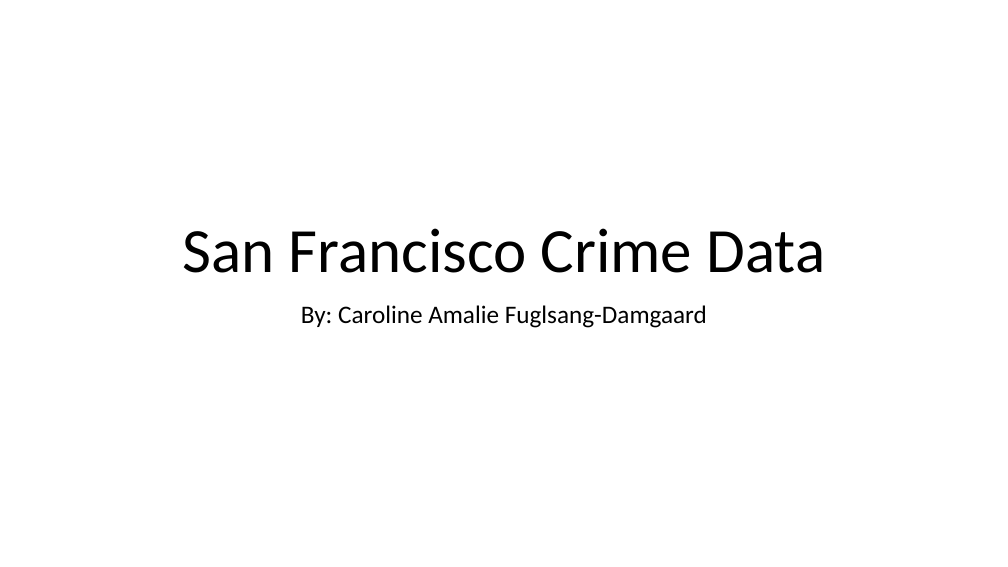
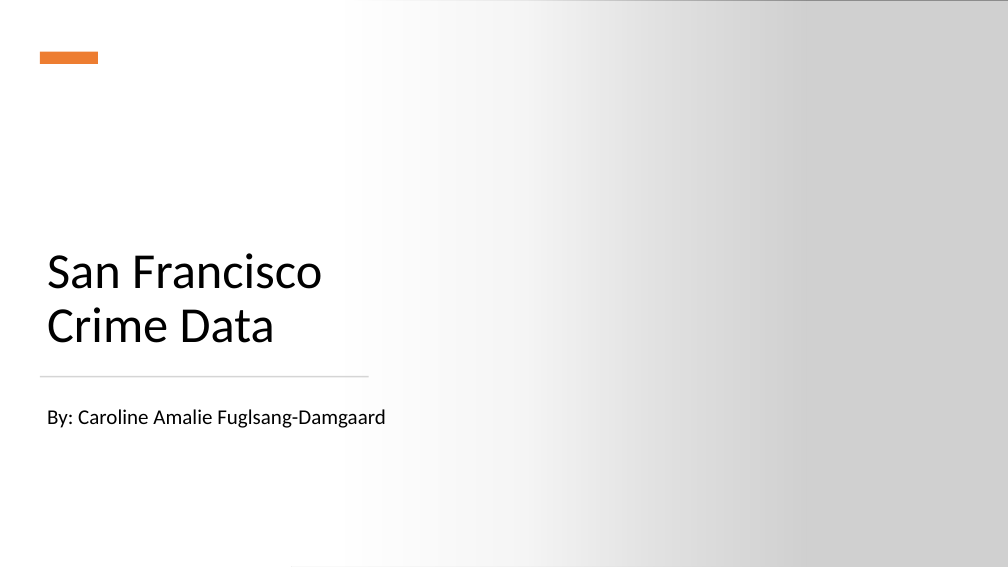
Before and after one commit to CarolineFuglsang/san_francisco_crime_data, a slide deck: slide 1 of presentation/San Francisco Crime Data.pptx. Drawn at 1008x567 pixels with LibreOffice and Linux fonts; fonts in the diff are those of the drawing; grey boxes stand for pictures. Boxes give left, top, right and bottom in pixels: in the first picture for what was removed or moved away, otherwise in the second. Text is boxed around its words. In the diff, an @@ line names an element or a change of style, - is before the commit and + after.

```diff
--- a/presentation/San Francisco Crime Data.pptx
+++ b/presentation/San Francisco Crime Data.pptx
@@ rectangle added at (x1=0, y1=0, x2=807, y2=567), fill gradient #FFFFFF @@
@@ picture added at (x1=291, y1=0, x2=1008, y2=567) @@
@@ rectangle added at (x1=40, y1=52, x2=98, y2=64), fill #ED7D31 @@
@@ title "San Francisco Crime Data" moved from (x1=182, y1=228, x2=826, y2=273) to (x1=47, y1=253, x2=322, y2=343) @@
@@ title "San Francisco Crime Data" at (x1=47, y1=253, x2=322, y2=343): size 60 to 48 pt; alignment centre to left @@
@@ rectangle added at (x1=40, y1=376, x2=369, y2=377), fill #D5D5D5 @@
@@ subtitle "By: Caroline Amalie Fuglsang-Damgaard" moved from (x1=301, y1=305, x2=707, y2=328) to (x1=47, y1=409, x2=386, y2=428) @@
@@ subtitle "By: Caroline Amalie Fuglsang-Damgaard" at (x1=47, y1=409, x2=386, y2=428): size 24 to 20 pt; alignment centre to left @@
```
Also in this commit, not shown: 1 slide added, 1 slide removed, 7 other files.
